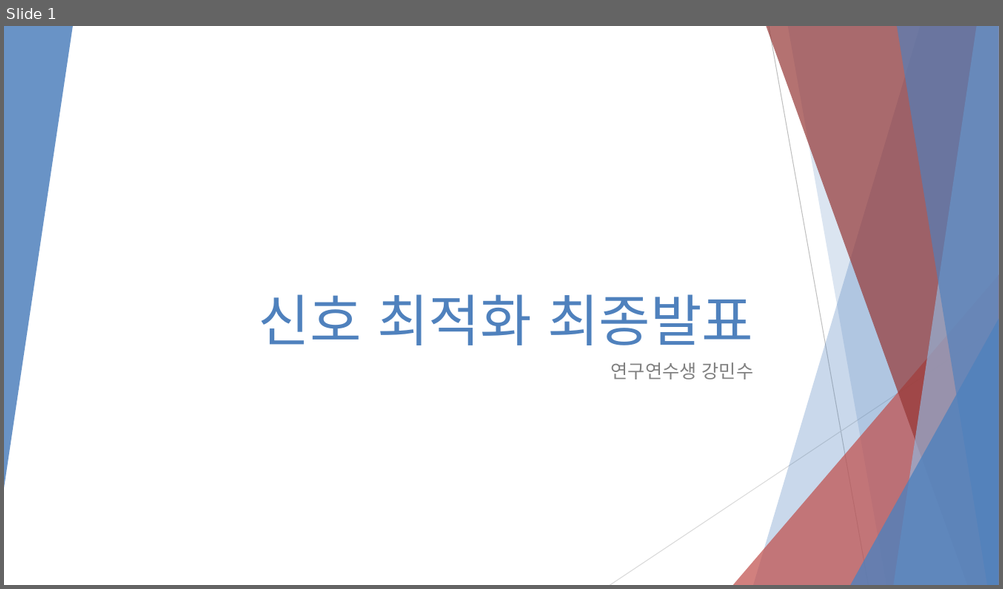
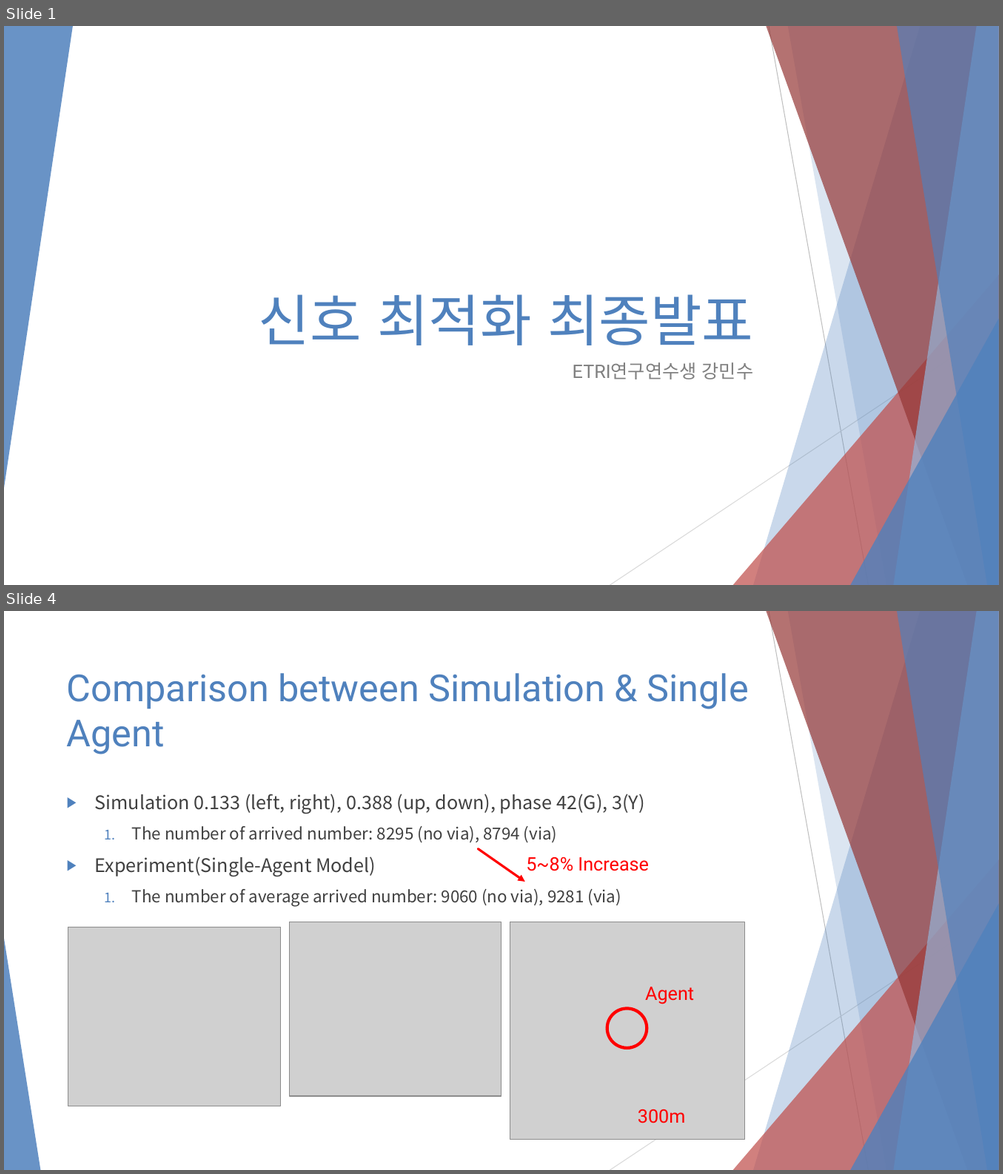
Before and after one commit to 3neutronstar/rl-constraints-traffic, a slide deck: Traffic Optimization Final Speech.pptx. Shown one above the other, each under a label of ours: slide 1 before the commit, slides 1 and 4 after it; the slides between them are not shown. The pictures are 1003x589 and 1003x1174 pixels, drawn with LibreOffice and Linux fonts; fonts in the diff are those of the drawing; grey boxes stand for pictures. Boxes give left, top, right and bottom in pixels: in the first picture for what was removed or moved away, otherwise in the second. Text is boxed around its words. In the diff, an @@ line names an element or a change of style, - is before the commit and + after.

```diff
--- a/Traffic Optimization Final Speech.pptx
+++ b/Traffic Optimization Final Speech.pptx
@@ slide 4 added at bbox=[4, 611, 999, 1170], background #FFFFFF; not listed: 9 template elements that a slide beside it also shows @@
@@ title added at bbox=[67, 673, 748, 755], 36 pt, text #4F81BD @@
+Comparison between Simulation & Single Agent
@@ text added at bbox=[95, 794, 644, 907], 16 pt, text #404040 @@
+▶ Simulation 0.133 (left, right), 0.388 (up, down), phase 42(G), 3(Y)
+  1. The number of arrived number: 8295 (no via), 8794 (via)
+▶ Experiment(Single-Agent Model)
+  1. The number of average arrived number: 9060 (no via), 9281 (via)
@@ arrow added from (478, 849) to (525, 882), #FF0000 2.25 pt @@
@@ text added at bbox=[526, 857, 649, 871], 18 pt, text #FF0000 @@
+5~8% Increase
@@ triangle added at bbox=[4, 939, 40, 1170], fill #4F81BD at 85% opacity @@
@@ picture added at bbox=[68, 927, 281, 1106] @@
@@ picture added at bbox=[289, 922, 501, 1096] @@
@@ picture added at bbox=[510, 922, 745, 1140] @@
@@ text added at bbox=[645, 987, 694, 1005], 18 pt, text #FF0000 @@
+Agent
@@ ellipse added at bbox=[607, 1008, 646, 1048], outline #FF0000 3 pt @@
@@ text added at bbox=[637, 1110, 686, 1124], 18 pt, text #FF0000 @@
+300m
@@ slide 1 changed as well @@
@@ subtitle at bbox=[572, 363, 754, 380]: text changed @@
-연구연수생 강민수
+ETRI연구연수생 강민수
```
Also in this commit, not shown: 6 other slides added, 5 slides removed.
